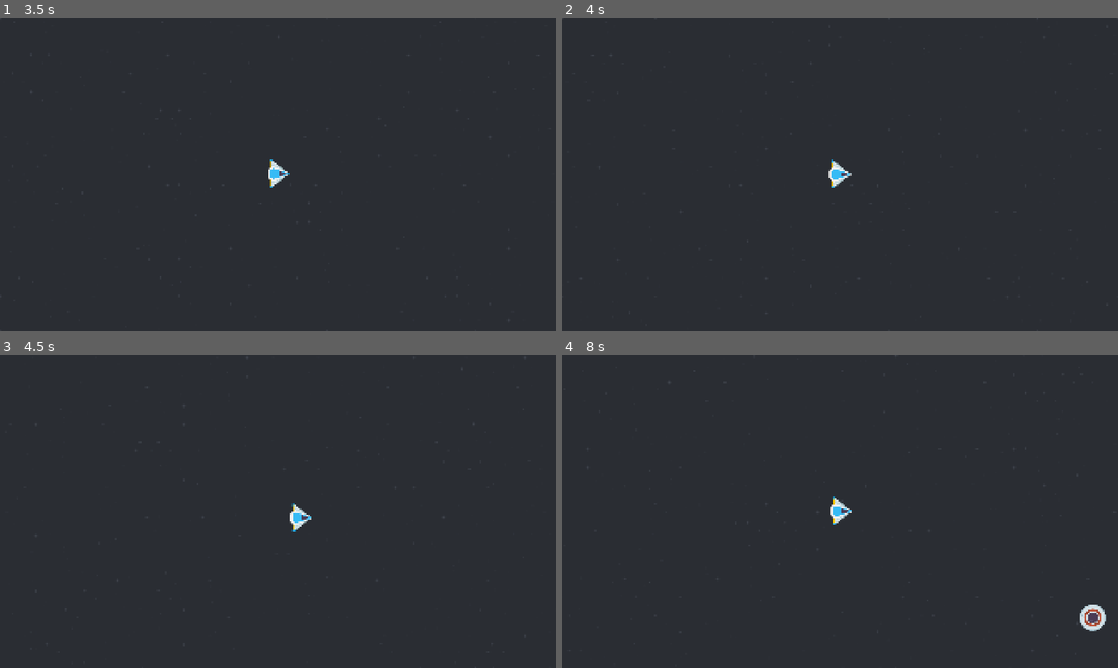
Above: before the commit, frames 1-4 (two rows, left to right).
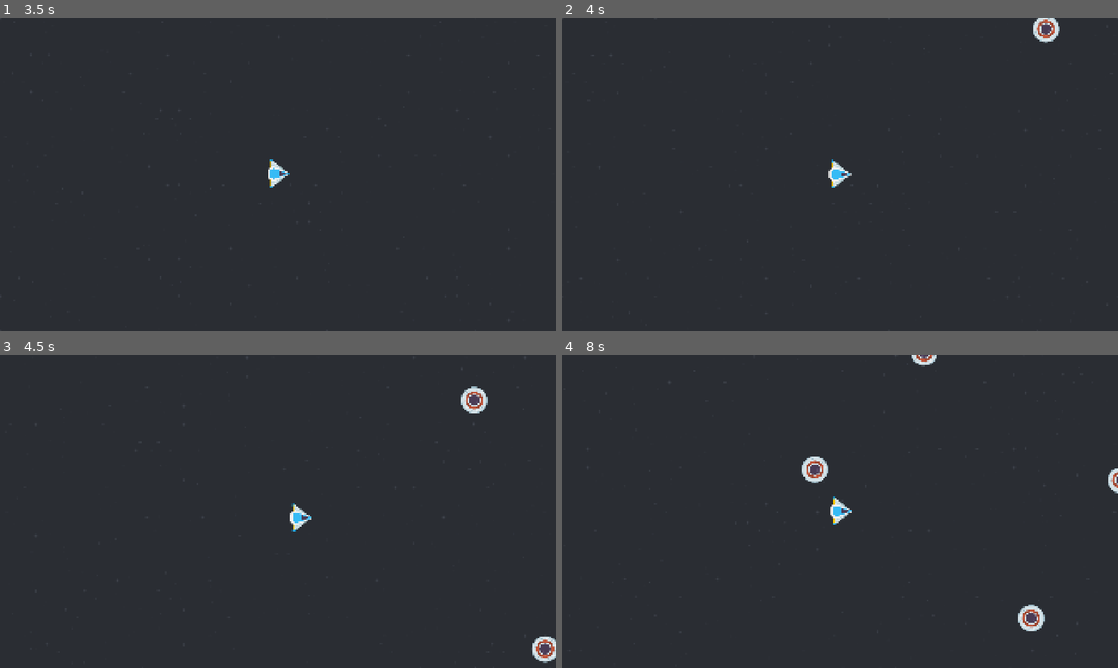
Above: after the commit, the same moments.

Repository: two-sticks-and-a-rock/space-arcade
Game: Godot game, scene res://scenes/main.tscn
Two runs of this game, one before a commit and one after it. Both use one fixed random seed, a clock stepped at 60 frames per second and the inputs below.
Inputs (mouse positions are in pixels of both pictures, inside the frame that each line leads up to):
- Up to frame 1 (3.5 s): tap Enter at 0.5, 2.75 s; move the mouse to (400, 158) at 0.52 s; press the mouse at (400, 158) at 0.53 s; tap Space at 1.25 s; move the mouse to (166, 190) at 1.27 s; release the mouse at (166, 190) at 1.28 s; click (166, 190) at 1.35 s; move the mouse to (333, 105) at 2.02 s; press the mouse at (333, 105) at 2.03 s; move the mouse to (250, 237) at 2.77 s; release the mouse at (250, 237) at 2.78 s; click (250, 237) at 2.85 s
- Up to frame 2 (4 s): move the mouse to (1006, 221) at 3.52 s; press the mouse at (1006, 221) at 3.53 s
- Up to frame 3 (4.5 s): move the mouse to (111, 464) at 4.27 s; release the mouse at (111, 464) at 4.28 s; click (111, 464) at 4.35 s
- Up to frame 4 (8 s): move the mouse to (867, 511) at 5.02 s; press the mouse at (867, 511) at 5.03 s; move the mouse to (756, 433) at 5.77 s; release the mouse at (756, 433) at 5.78 s; click (756, 433) at 5.85 s; move the mouse to (962, 495) at 6.52 s; press the mouse at (962, 495) at 6.53 s; move the mouse to (728, 527) at 7.27 s; release the mouse at (728, 527) at 7.28 s; click (728, 527) at 7.35 s

Frame 1 is identical in both runs. In frame 2, 0.3% of the frame differs, in the area x 84-90%, y 0-8%; in frame 3, 0.6%; in frame 4, 1.2%, in the area x 43-100%, y 0-89%.

Commit message:
speed up spawn rate and enemy velocity

Diff:
--- a/scenes/main.gd
+++ b/scenes/main.gd
@@ -34,7 +34,7 @@
 	enemy.rotation = direction
 
 	# Choose the velocity for the mob.
-	var velocity = Vector2(randf_range(150.0, 250.0), 0.0)
+	var velocity = Vector2(randf_range(300.0, 500.0), 0.0)
 	enemy.linear_velocity = velocity.rotated(direction)
 
 	# Spawn the mob by adding it to the Main scene.
--- a/scenes/main.tscn
+++ b/scenes/main.tscn
@@ -34,5 +34,6 @@
 [node name="EnemyTimer" type="Timer" parent="." unique_id=112328157]
 unique_name_in_owner = true
 process_callback = 0
+wait_time = 0.5
 
 [connection signal="timeout" from="EnemyTimer" to="." method="_on_enemy_timer_timeout"]
